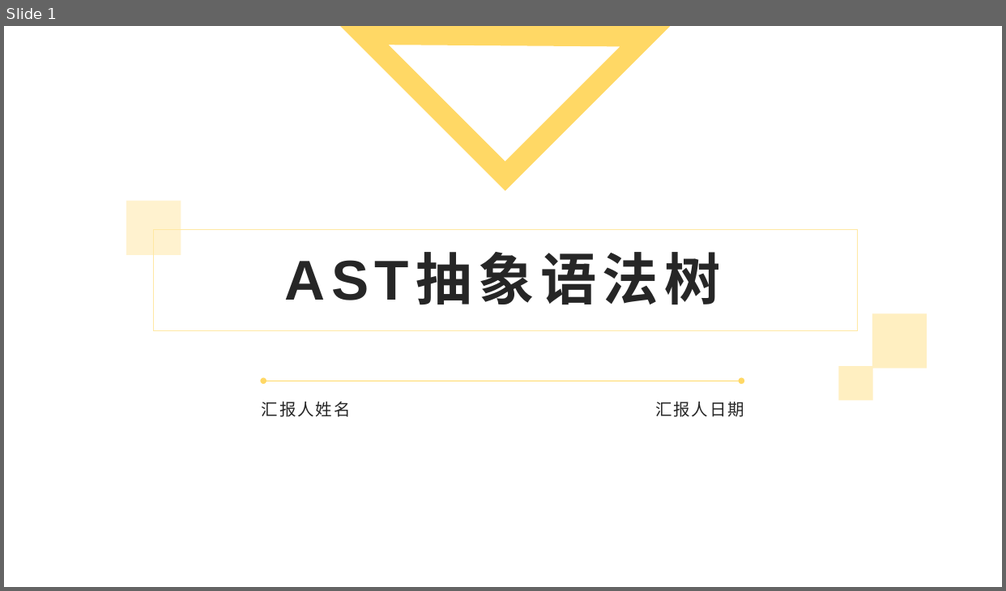
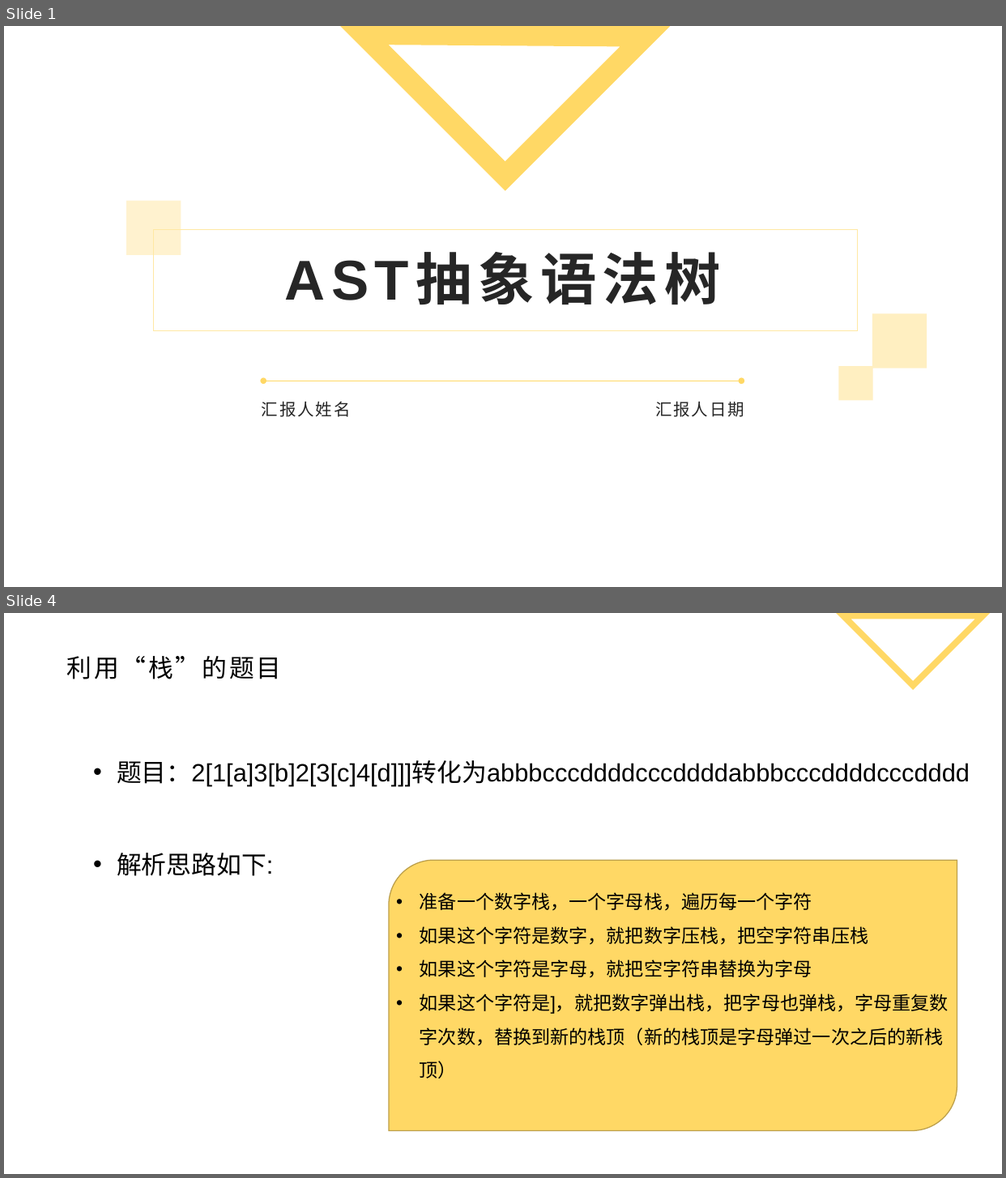
Before and after one commit to xiaoxiao-lady/vue, a slide deck: ast/AST图解-自学.pptx. Shown one above the other, each under a label of ours: slide 1 before the commit, slides 1 and 4 after it; the slides between them are not shown. The pictures are 1006x591 and 1006x1178 pixels, drawn with LibreOffice and Linux fonts; fonts in the diff are those of the drawing; background and template pictures are left out. Boxes give left, top, right and bottom in pixels: in the first picture for what was removed or moved away, otherwise in the second. Text is boxed around its words. In the diff, an @@ line names an element or a change of style, - is before the commit and + after.

```diff
--- a/ast/AST图解-自学.pptx
+++ b/ast/AST图解-自学.pptx
@@ slide 4 added at (x1=4, y1=613, x2=1002, y2=1174), background #FFFFFF @@
@@ freeform shape added at (x1=844, y1=613, x2=982, y2=685), outline #FFD865 6 pt @@
@@ title added at (x1=67, y1=656, x2=281, y2=679), 24 pt, text #000000 @@
+利用“栈”的题目
@@ text added at (x1=117, y1=760, x2=970, y2=876), 24 pt, text #000000 @@
+• 题目：2[1[a]3[b]2[3[c]4[d]]]转化为abbbcccddddcccddddabbbcccddddcccdddd
+• 解析思路如下:
@@ round diag rect added at (x1=389, y1=860, x2=957, y2=1131), fill #FFD865, outline #BDA04B 1 pt @@
@@ text added at (x1=420, y1=892, x2=948, y2=1079), 18 pt, text #000000 @@
+• 准备一个数字栈，一个字母栈，遍历每一个字符
+• 如果这个字符是数字，就把数字压栈，把空字符串压栈
+• 如果这个字符是字母，就把空字符串替换为字母
+• 如果这个字符是]，就把数字弹出栈，把字母也弹栈，字母重复数字次数，替换到新的栈顶（新的栈顶是字母弹过一次之后的新栈顶）
```
Also in this commit, not shown: 13 other slides added, 21 slides removed, 1 other file.
